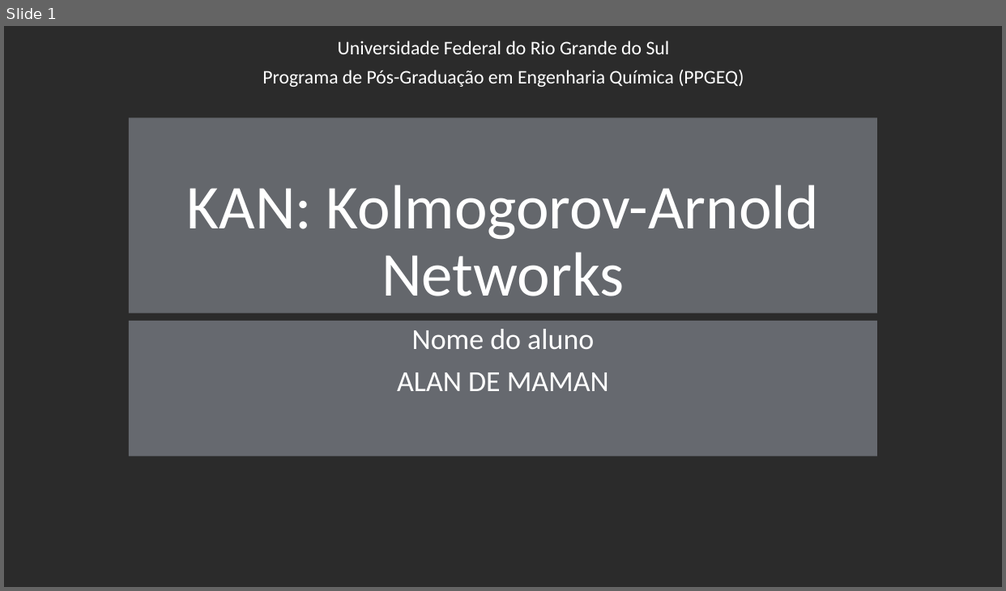
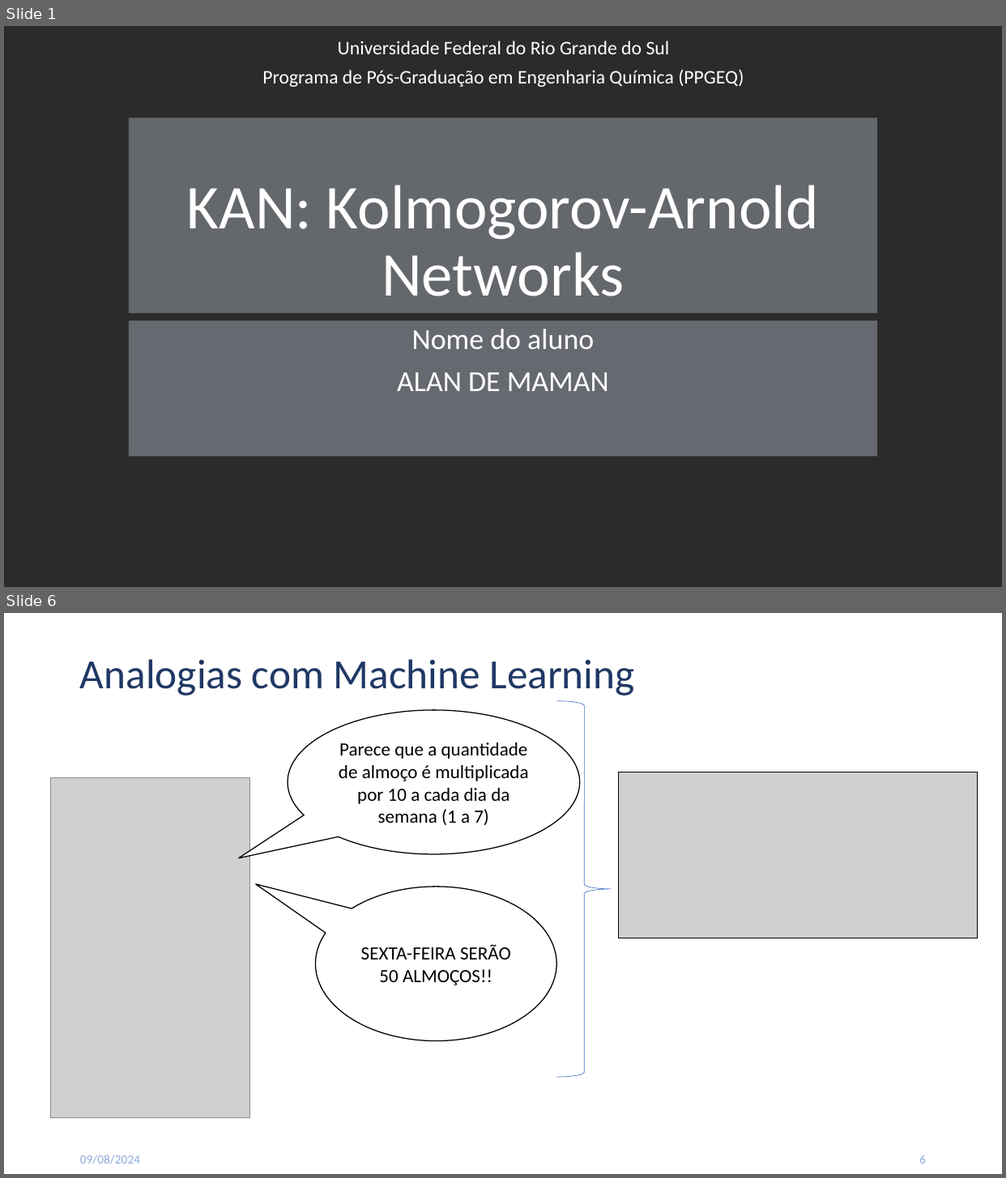
Before and after one commit to alandema/ppgeq_EQP0046, a slide deck: FinalPresentation/KANs.pptx. Shown one above the other, each under a label of ours: slide 1 before the commit, slides 1 and 6 after it; the slides between them are not shown. The pictures are 1006x591 and 1006x1178 pixels, drawn with LibreOffice and Linux fonts; fonts in the diff are those of the drawing; grey boxes stand for pictures; background and template pictures are left out; a plain dark background stands for a picture behind light text. Boxes give left, top, right and bottom in pixels: in the first picture for what was removed or moved away, otherwise in the second. Text is boxed around its words. In the diff, an @@ line names an element or a change of style, - is before the commit and + after.

```diff
--- a/FinalPresentation/KANs.pptx
+++ b/FinalPresentation/KANs.pptx
@@ slide 6 added at box(4, 613, 1002, 1174), background #FFFFFF @@
@@ title added at box(80, 659, 634, 696), 40 pt, text #203864 @@
+Analogias com Machine Learning
@@ right brace added at box(556, 701, 612, 1078), outline #4472C4 0.5 pt @@
@@ speech bubble added at box(288, 710, 580, 855), fill #FFFFFF, outline #000000 1 pt, 18 pt, text #000000 @@
+Parece que a quantidade de almoço é multiplicada por 10 a cada dia da semana (1 a 7)
@@ picture added at box(50, 777, 250, 1118) @@
@@ picture added at box(619, 772, 978, 938) @@
@@ speech bubble added at box(315, 887, 556, 1041), fill #FFFFFF, outline #000000 1 pt, 18 pt, text #000000 @@
+SEXTA-FEIRA SERÃO 50 ALMOÇOS!!
@@ text added at box(80, 1155, 140, 1165), 12 pt, text #8FAADC @@
+09/08/2024
@@ page number added at box(919, 1155, 926, 1164), 12 pt, text #8FAADC @@
+6
```
Also in this commit, not shown: 7 slides changed, 28 other slides added, 3 slides removed.
